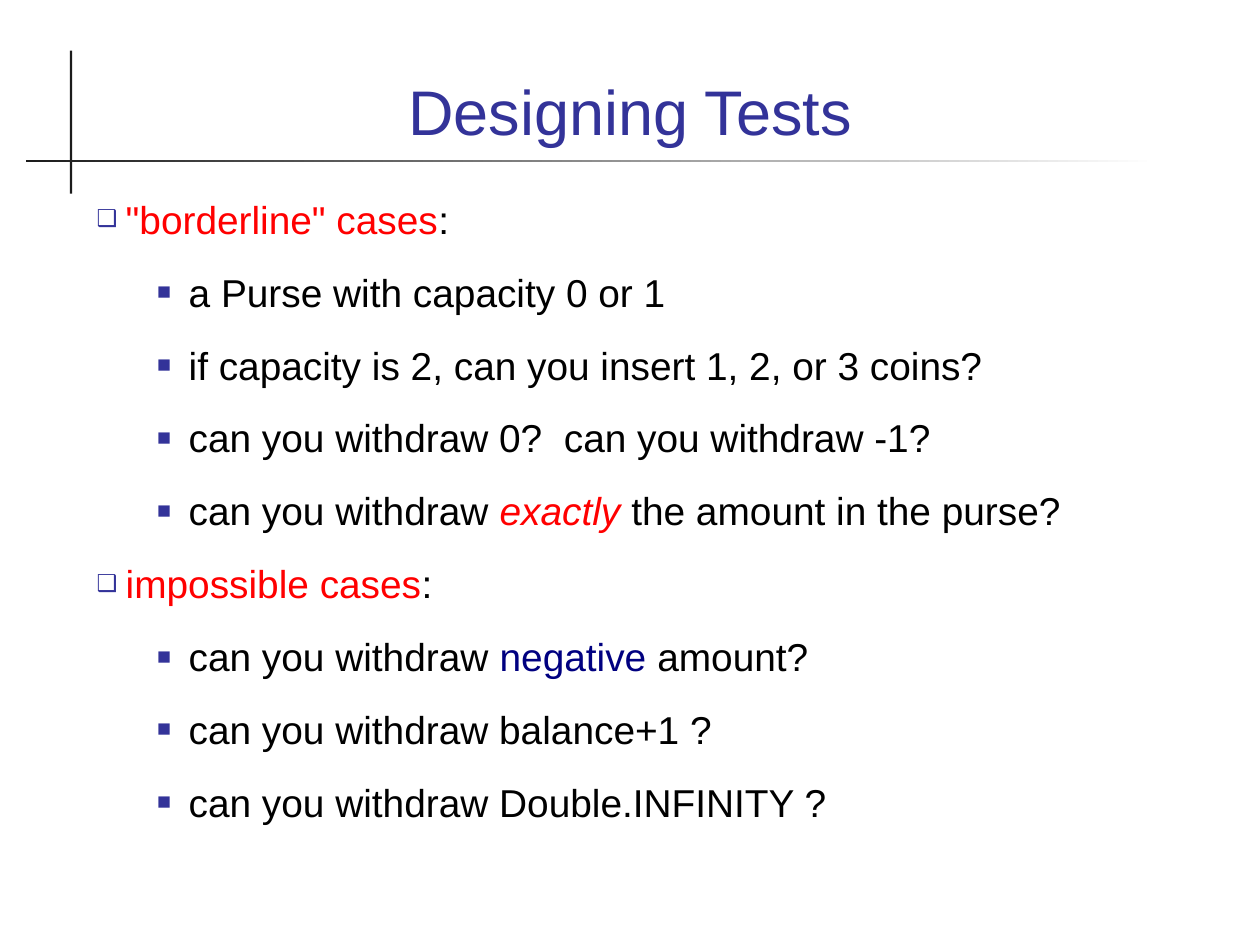
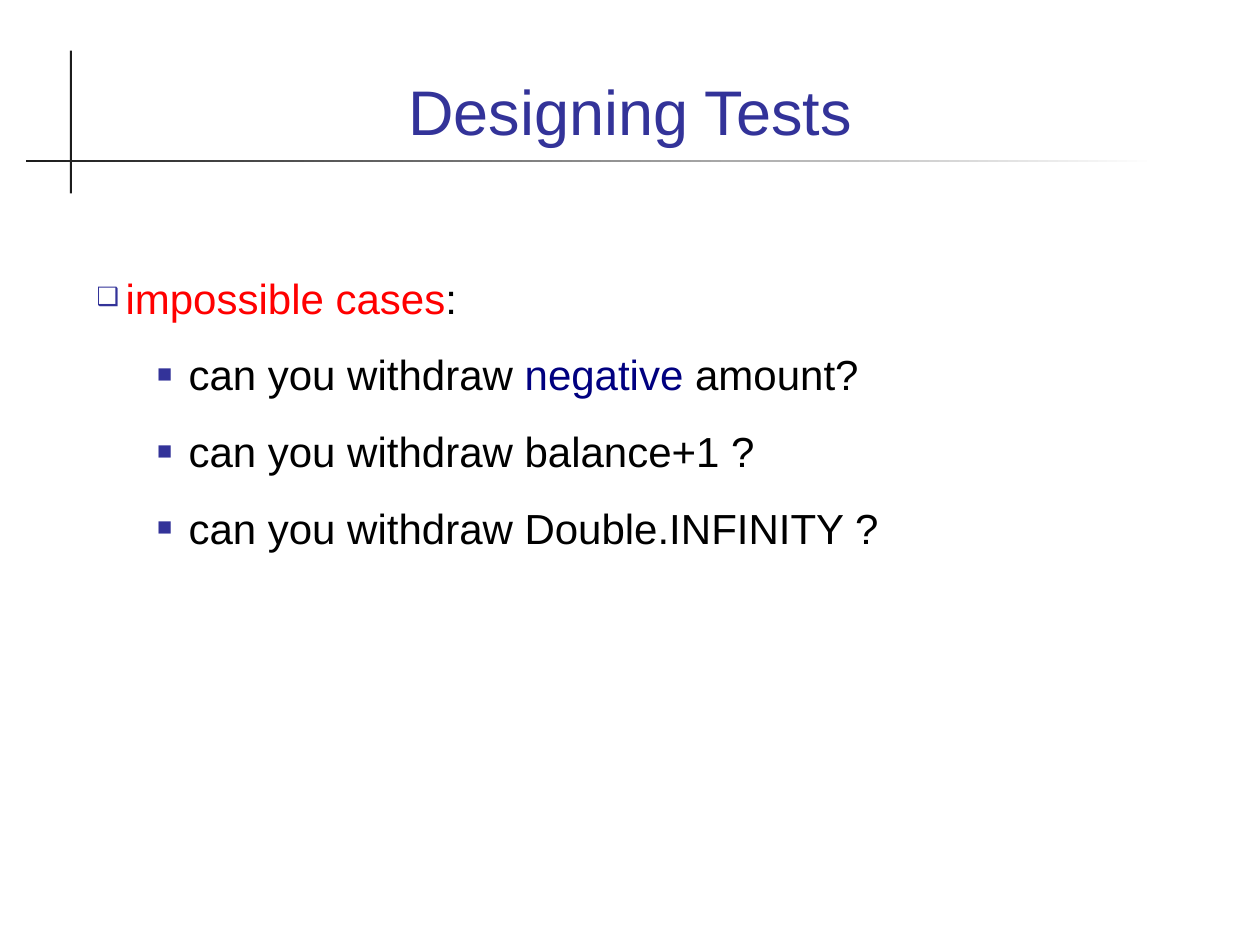
Before and after one commit to skeoop/skeoop.github.io, a slide deck: slide 33 of unittesting/UnitTesting.ppt (slide 32 before the commit). Drawn at 1260x945 pixels with LibreOffice and Linux fonts; fonts in the diff are those of the drawing. Boxes give left, top, right and bottom in pixels: in the first picture for what was removed or moved away, otherwise in the second. Text is boxed around its words. In the diff, an @@ line names an element or a change of style, - is before the commit and + after.

```diff
--- a/unittesting/UnitTesting.ppt
+++ b/unittesting/UnitTesting.ppt
@@ text "impossible cases:" at (126, 283, 858, 552): size 22.2 to 24 pt @@
@@ text at (126, 206, 1061, 533): paragraphs removed @@
-❑ "borderline" cases:
-  ■ a Purse with capacity 0 or 1
-  ■ if capacity is 2, can you insert 1, 2, or 3 coins?
-  ■ can you withdraw 0? can you withdraw -1?
-  ■ can you withdraw exactly the amount in the purse?
```
Also in this commit, not shown: 7 other slides changed, 1 slide added, 2 other files.
